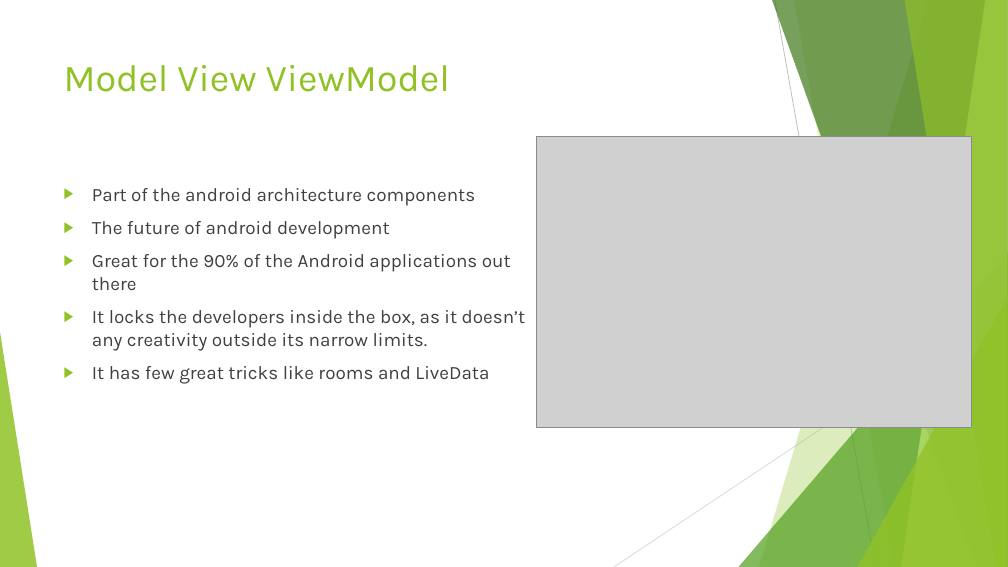
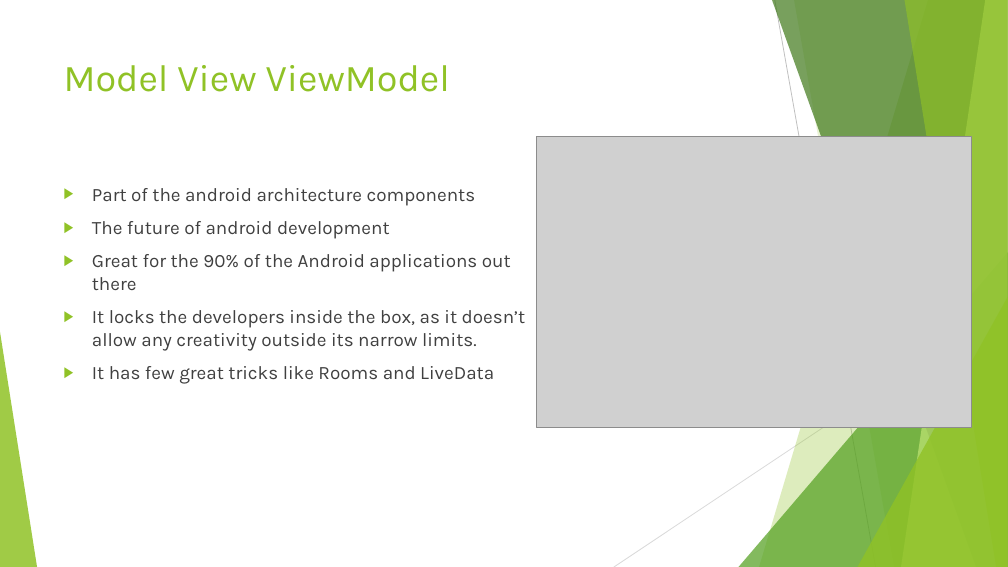
Before and after one commit to Exarchias/shoppingApplication, a slide deck: slide 14 of materials for presentations etc/Shopping App Presentation.odp. Drawn at 1008x567 pixels with LibreOffice and Linux fonts; fonts in the diff are those of the drawing; grey boxes stand for pictures. Boxes give left, top, right and bottom in pixels: in the first picture for what was removed or moved away, otherwise in the second. Text is boxed around its words. In the diff, an @@ line names an element or a change of style, - is before the commit and + after.

```diff
--- a/materials for presentations etc/Shopping App Presentation.odp
+++ b/materials for presentations etc/Shopping App Presentation.odp
@@ text at [92,310,526,384]: text changed @@
-▶ It locks the developers inside the box, as it doesn’t any creativity outside its narrow limits.
-▶ It has few great tricks like rooms and LiveData
+▶ It locks the developers inside the box, as it doesn’t allow any creativity outside its narrow limits.
+▶ It has few great tricks like Rooms and LiveData
```
Also in this commit, not shown: 2 other slides changed, 3 slides added, 5 slides removed, 4 other files.
